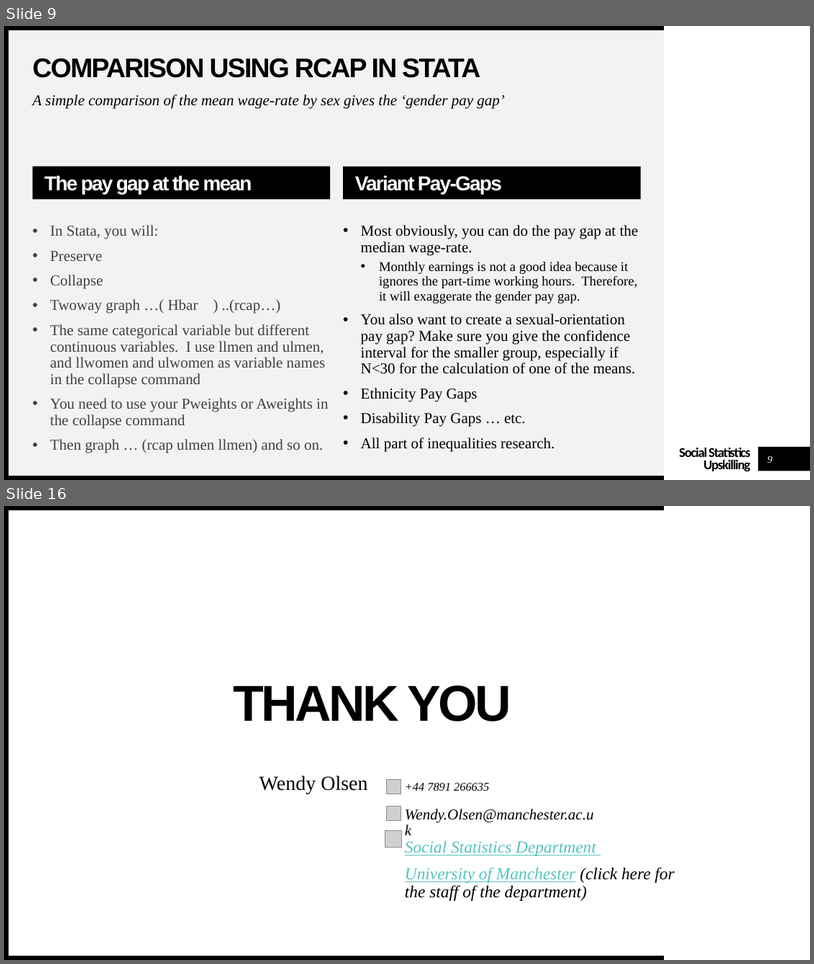
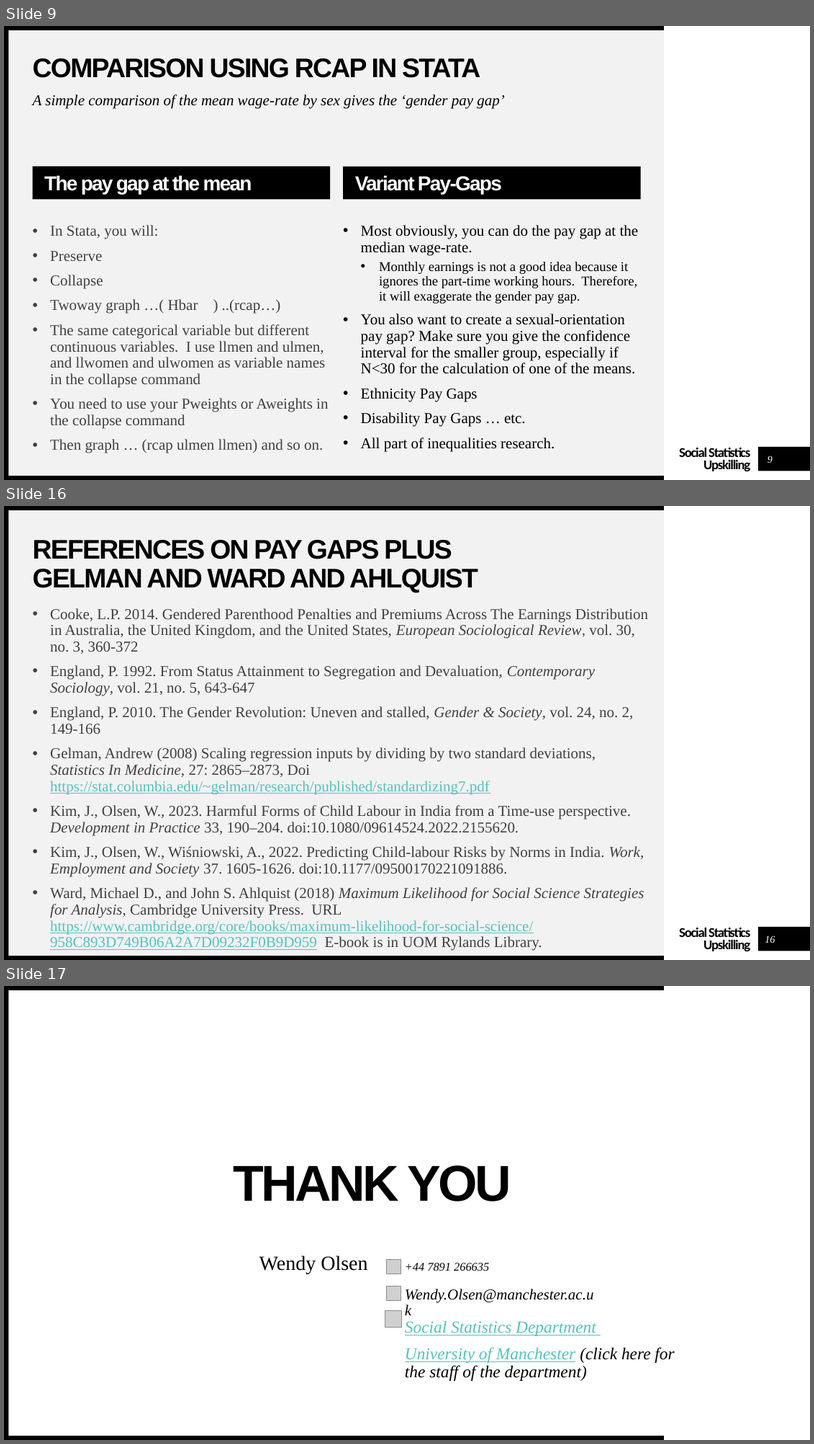
Before and after one commit to WendyOlsen/Upskilling2024, a slide deck: Pay Gap presentation.pptx. Shown one above the other, each under a label of ours: slides 9 and 16 before the commit, slides 9, 16 and 17 after it; the slides between them are not shown. The pictures are 814x964 and 814x1444 pixels, drawn with LibreOffice and Linux fonts; fonts in the diff are those of the drawing; grey boxes stand for pictures. Boxes give left, top, right and bottom in pixels: in the first picture for what was removed or moved away, otherwise in the second. Text is boxed around its words. In the diff, an @@ line names an element or a change of style, - is before the commit and + after.

```diff
--- a/Pay Gap presentation.pptx
+++ b/Pay Gap presentation.pptx
@@ slide 16 added at bbox=[4, 506, 810, 960], background #FFFFFF; not listed: 6 template elements that a slide beside it also shows @@
@@ title added at bbox=[33, 540, 478, 593], 32 pt, text #000000, bold @@
+REFERENCES ON PAY GAPS PLUS
+GELMAN AND WARD AND AHLQUIST
@@ text added at bbox=[50, 608, 648, 950], 18 pt, text #404040 @@
+• Cooke, L.P. 2014. Gendered Parenthood Penalties and Premiums Across The Earnings Distribution in Australia, the United Kingdom, and the United States, European Sociological Review, vol. 30, no. 3, 360-372
+• England, P. 1992. From Status Attainment to Segregation and Devaluation, Contemporary Sociology, vol. 21, no. 5, 643-647
+• England, P. 2010. The Gender Revolution: Uneven and stalled, Gender & Society, vol. 24, no. 2, 149-166
+• Gelman, Andrew (2008) Scaling regression inputs by dividing by two standard deviations, Statistics In Medicine, 27: 2865–2873, Doi https://stat.columbia.edu/~gelman/research/published/standardizing7.pdf
+• Kim, J., Olsen, W., 2023. Harmful Forms of Child Labour in India from a Time-use perspective. Development in Practice 33, 190–204. doi:10.1080/09614524.2022.2155620.
+• Kim, J., Olsen, W., Wiśniowski, A., 2022. Predicting Child-labour Risks by Norms in India. Work, Employment and Society 37. 1605-1626. doi:10.1177/09500170221091886.
+• Ward, Michael D., and John S. Ahlquist (2018) Maximum Likelihood for Social Science Strategies for Analysis, Cambridge University Press. URL https://www.cambridge.org/core/books/maximum-likelihood-for-social-science/958C893D749B06A2A7D09232F0B9D959 E-book is in UOM Rylands Library.
@@ page number added at bbox=[765, 935, 775, 942], 12 pt, text #FFFFFF, italic @@
+16
@@ what was slide 16 is now slide 17 @@
```
Also in this commit, not shown: 6 slides changed, 3 other slides added, 3 slides removed, 1 other file.
